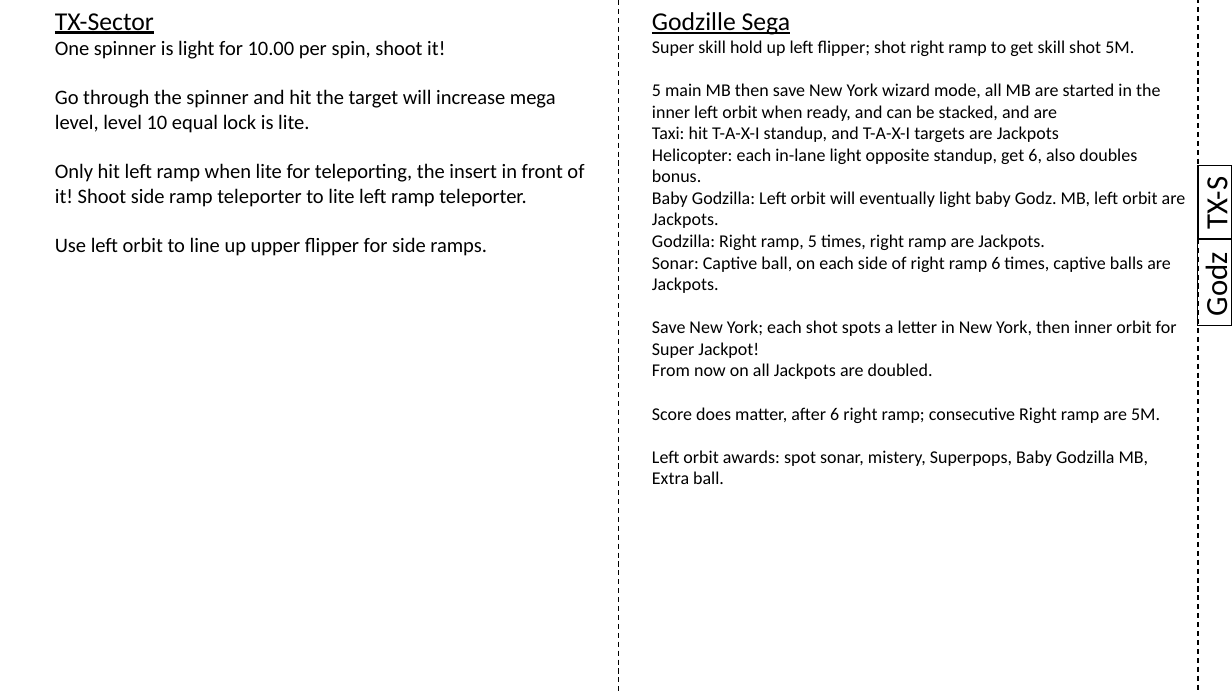
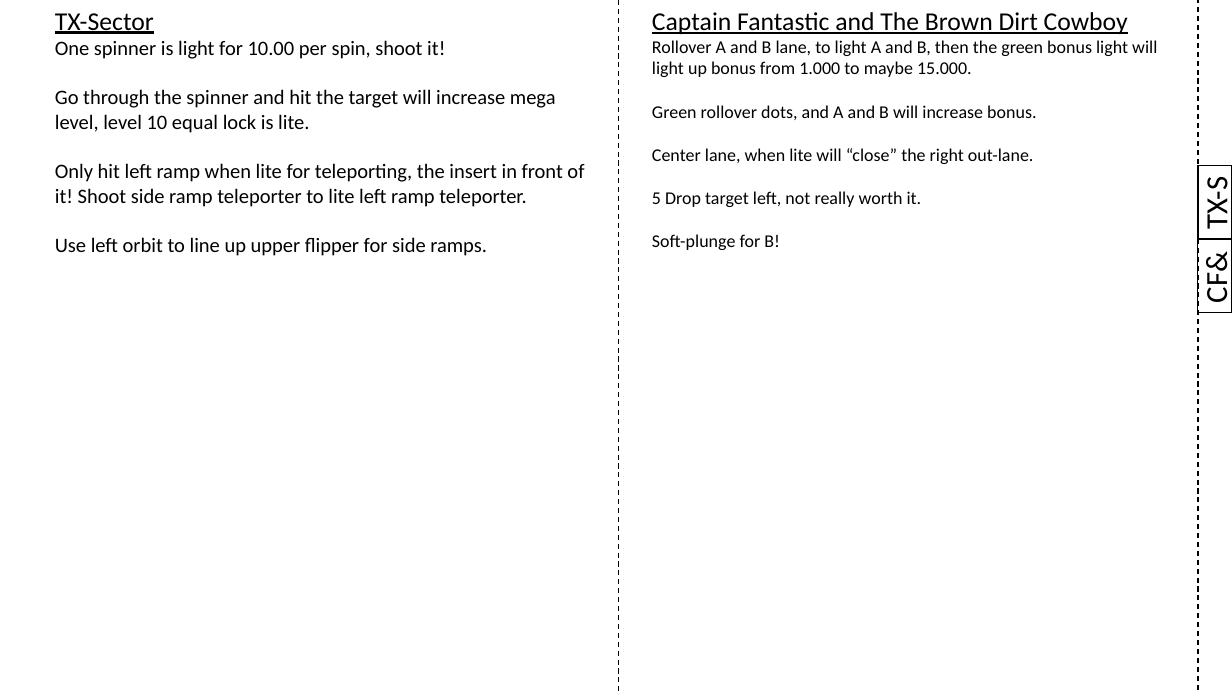
Before and after one commit to karstenbolge/PB, a slide deck: slide 21 of PB.pptx. Drawn at 1232x693 pixels with LibreOffice and Linux fonts; fonts in the diff are those of the drawing. Boxes give left, top, right and bottom in pixels: in the first picture for what was removed or moved away, otherwise in the second. Text is boxed around its words. In the diff, an @@ line names an element or a change of style, - is before the commit and + after.

Commit message:
Added CF

```diff
--- a/PB.pptx
+++ b/PB.pptx
@@ text at [652, 12, 1157, 250]: text changed @@
-Godzille Sega
-Super skill hold up left flipper; shot right ramp to get skill shot 5M.
-5 main MB then save New York wizard mode, all MB are started in the inner left orbit when ready, and can be stacked, and are
-Taxi: hit T-A-X-I standup, and T-A-X-I targets are Jackpots
-Helicopter: each in-lane light opposite standup, get 6, also doubles bonus.
-Baby Godzilla: Left orbit will eventually light baby Godz. MB, left orbit are Jackpots.
-Godzilla: Right ramp, 5 times, right ramp are Jackpots.
-Sonar: Captive ball, on each side of right ramp 6 times, captive balls are Jackpots.
-Save New York; each shot spots a letter in New York, then inner orbit for Super Jackpot!
-From now on all Jackpots are doubled.
-Score does matter, after 6 right ramp; consecutive Right ramp are 5M.
-Left orbit awards: spot sonar, mistery, Superpops, Baby Godzilla MB,
-Extra ball.
+Captain Fantastic and The Brown Dirt Cowboy
+Rollover A and B lane, to light A and B, then the green bonus light will light up bonus from 1.000 to maybe 15.000.
+Green rollover dots, and A and B will increase bonus.
+Center lane, when lite will “close” the right out-lane.
+5 Drop target left, not really worth it.
+Soft-plunge for B!
@@ rectangle "CF&": place and size @@
-rectangle "CF&" at [1198, 239, 1232, 325]
+rectangle "CF&" at [1198, 239, 1232, 312]
@@ text in rectangle at [1198, 257, 1232, 303]: text changed @@
-Godz
+CF&
```
